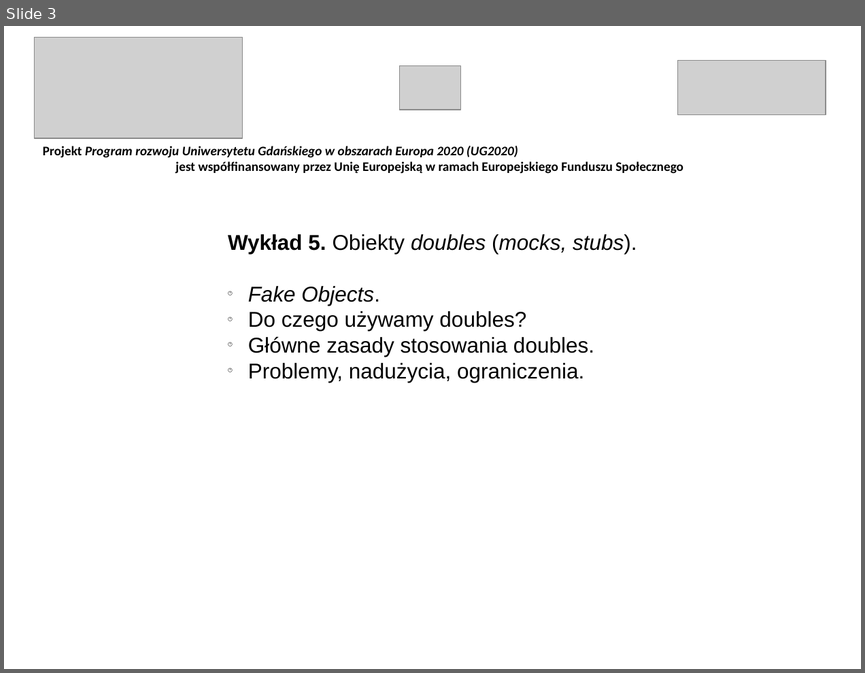
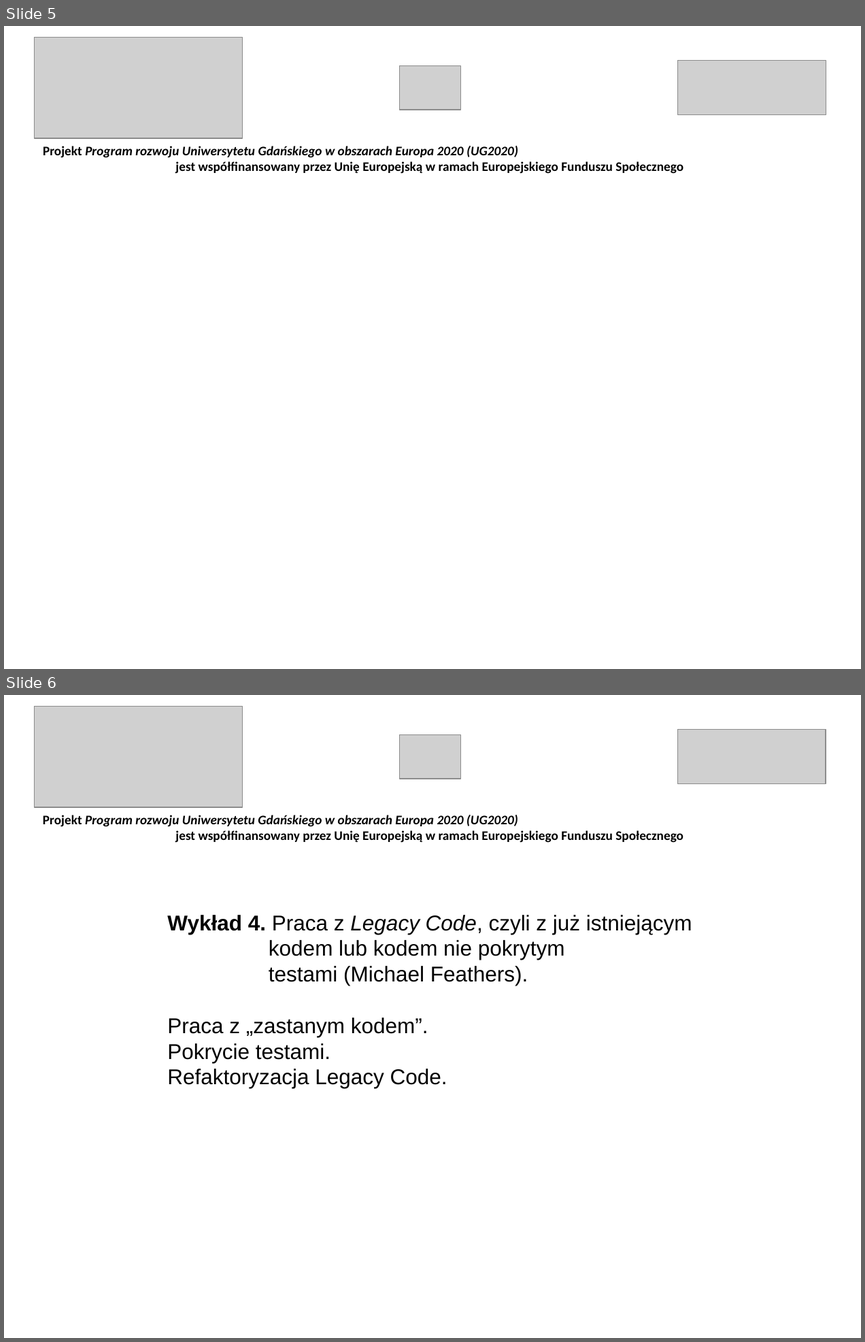
Before and after one commit to ljadanowski/syllabus-testowanie-aplikacji, a slide deck: todo/wyklady.pptx. Shown one above the other, each under a label of ours: slide 3 before the commit, slides 5 and 6 after it. The pictures are 865x673 and 865x1342 pixels, drawn with LibreOffice and Linux fonts; fonts in the diff are those of the drawing; grey boxes stand for pictures. Boxes give left, top, right and bottom in pixels: in the first picture for what was removed or moved away, otherwise in the second. Text is boxed around its words. In the diff, an @@ line names an element or a change of style, - is before the commit and + after.

```diff
--- a/todo/wyklady.pptx
+++ b/todo/wyklady.pptx
@@ slide 6 added at box(4, 695, 861, 1338), background #FFFFFF @@
@@ picture added at box(34, 706, 242, 807) @@
@@ picture added at box(399, 734, 460, 778) @@
@@ picture added at box(677, 729, 825, 784) @@
@@ text added at box(43, 815, 683, 843), 11 pt, text #000000, bold @@
+Projekt Program rozwoju Uniwersytetu Gdańskiego w obszarach Europa 2020 (UG2020)
+jest współfinansowany przez Unię Europejską w ramach Europejskiego Funduszu Społecznego
@@ text added at box(167, 915, 692, 1088), 18 pt, text #000000 @@
+Wykład 4. Praca z Legacy Code, czyli z już istniejącym
+kodem lub kodem nie pokrytym
+testami (Michael Feathers).
+Praca z „zastanym kodem”.
+Pokrycie testami.
+Refaktoryzacja Legacy Code.
@@ what was slide 3 is now slide 5 @@
@@ slide 5 changed as well @@
@@ text at box(43, 146, 683, 174): text changed @@
-Projekt Program rozwoju Uniwersytetu Gdańskiego w obszarach Europa 2020 (UG2020)
-jest współfinansowany przez Unię Europejską w ramach Europejskiego Funduszu Społecznego
+Projekt Program rozwoju Uniwersytetu Gdańskiego w obszarach Europa 2020 (UG2020)
+jest współfinansowany przez Unię Europejską w ramach Europejskiego Funduszu Społecznego
@@ text removed at box(228, 234, 637, 382) @@
-Wykład 5. Obiekty doubles (mocks, stubs).
-🕐 Fake Objects.
-🕐 Do czego używamy doubles?
-🕐 Główne zasady stosowania doubles.
-🕐 Problemy, nadużycia, ograniczenia.
```
Also in this commit, not shown: 3 other slides changed, 1 other slide added, 1 slide removed, 1 other file.
